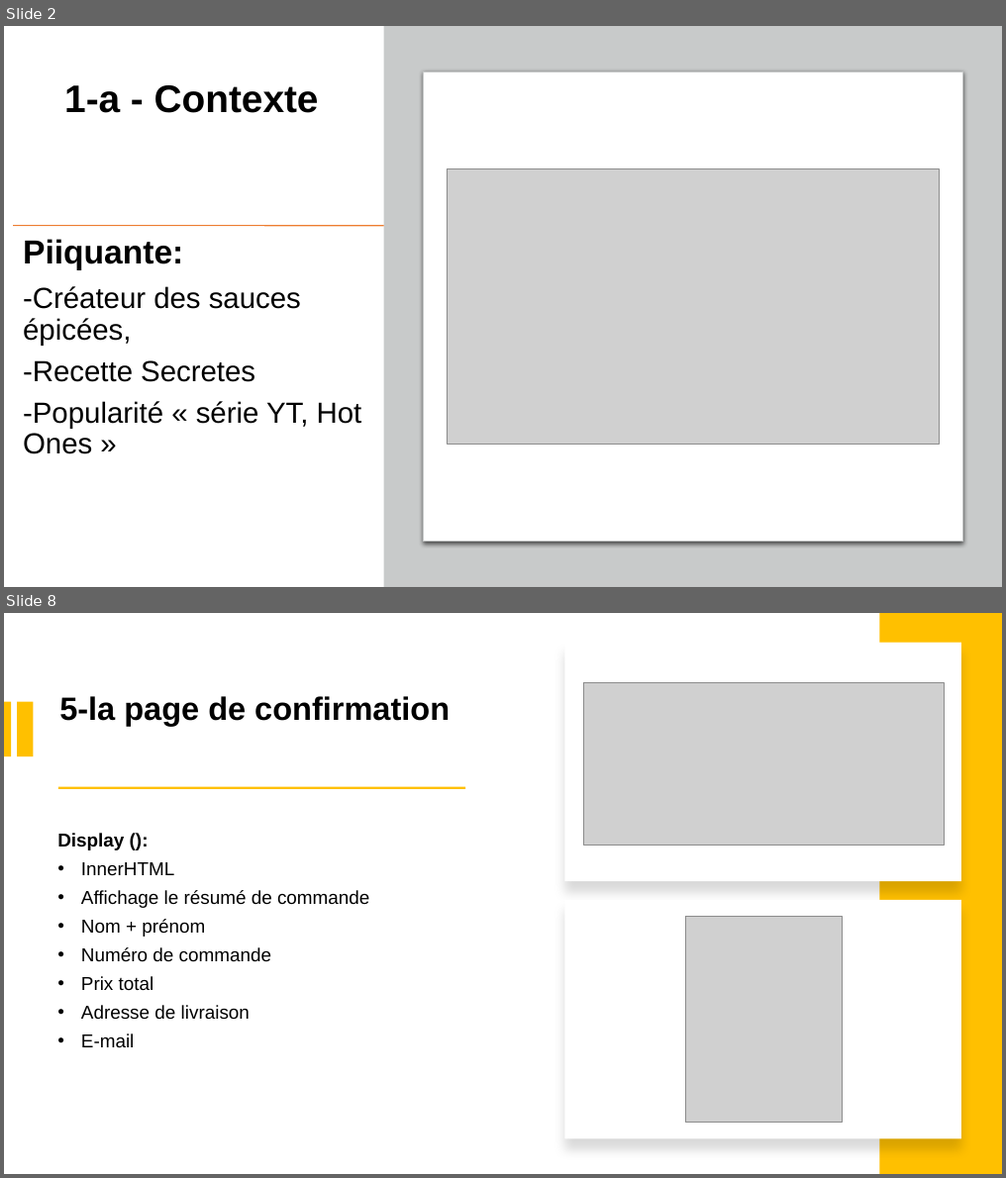
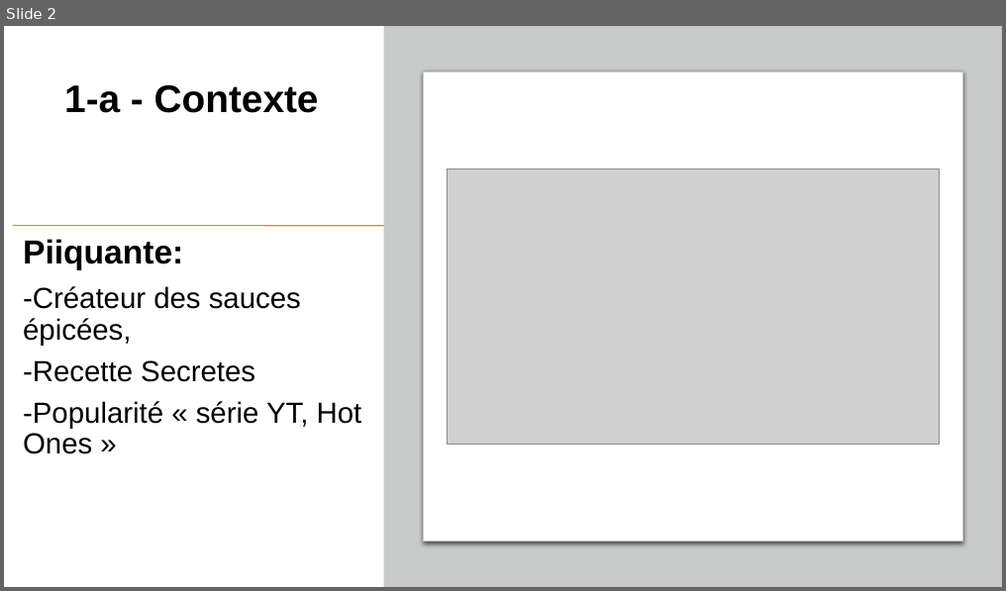
Before and after one commit to vahab12/projet-6, a slide deck: Présentation-P6.pptx. Shown one above the other, each under a label of ours: slides 2 and 8 before the commit, slide 2 after it; the slides between them are not shown. The pictures are 1006x1178 and 1006x591 pixels, drawn with LibreOffice and Linux fonts; fonts in the diff are those of the drawing; grey boxes stand for pictures. Boxes give left, top, right and bottom in pixels: in the first picture for what was removed or moved away, otherwise in the second. Text is boxed around its words. In the diff, an @@ line names an element or a change of style, - is before the commit and + after.

```diff
--- a/Présentation-P6.pptx
+++ b/Présentation-P6.pptx
@@ slide 8 removed at [4, 613, 1002, 1174], background #FFFFFF @@
@@ rectangle removed at [564, 642, 961, 881] @@
@@ rectangle removed at [880, 613, 1002, 1174] @@
@@ rectangle removed at [4, 701, 12, 757] @@
@@ rectangle removed at [17, 701, 33, 757] @@
@@ title removed at [59, 696, 450, 726] @@
-5-la page de confirmation
@@ picture removed at [584, 682, 944, 846] @@
@@ rectangle removed at [58, 786, 466, 789] @@
@@ text removed at [57, 833, 369, 1048] @@
-Display ():
-• InnerHTML
-• Affichage le résumé de commande
-• Nom + prénom
-• Numéro de commande
-• Prix total
-• Adresse de livraison
-• E-mail
@@ rectangle removed at [564, 900, 961, 1140] @@
@@ picture removed at [686, 917, 843, 1123] @@
```
Also in this commit, not shown: 5 slides changed, 5 slides added, 3 other slides removed, 11 other files.
